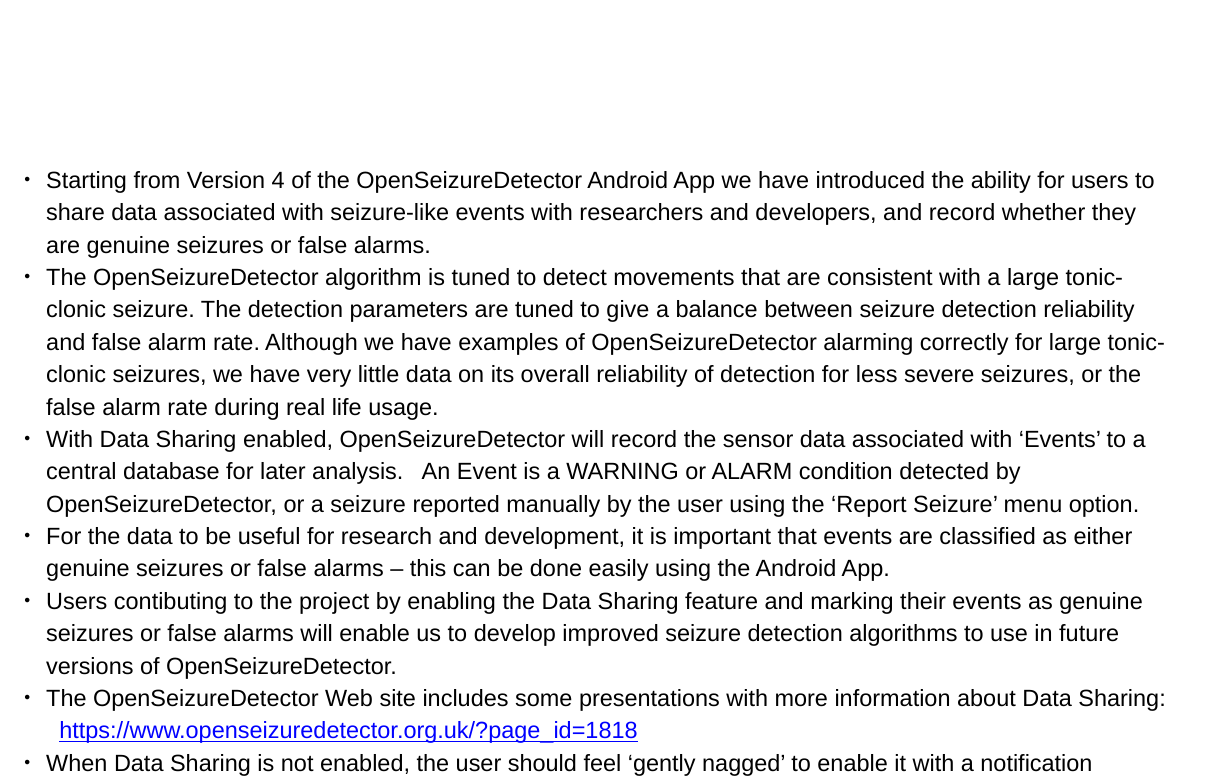
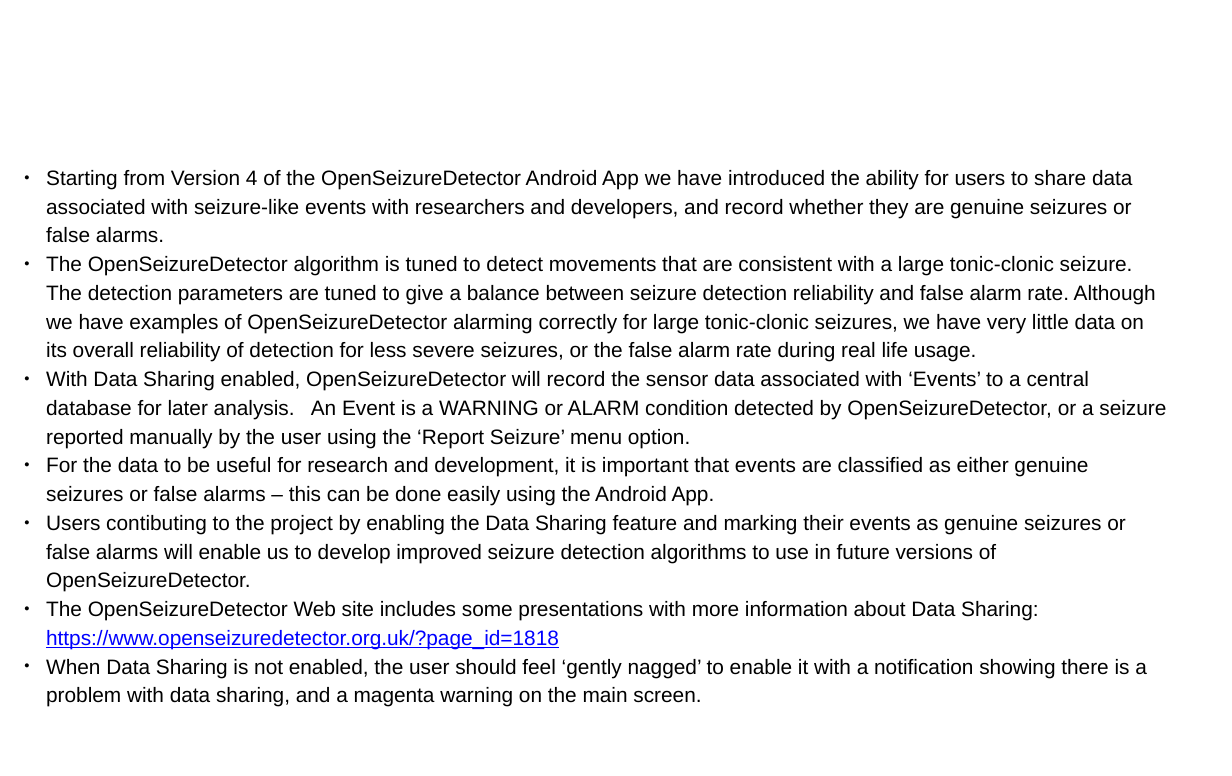
Before and after one commit to OpenSeizureDetector/Android_Pebble_SD, a slide deck: slide 28 of doc/Installation_Instructions_1C.pptx (slide 26 before the commit). Drawn at 1232x776 pixels with LibreOffice and Linux fonts; fonts in the diff are those of the drawing; background and template pictures are left out. Boxes give left, top, right and bottom in pixels: in the first picture for what was removed or moved away, otherwise in the second. Text is boxed around its words. In the diff, an @@ line names an element or a change of style, - is before the commit and + after.

```diff
--- a/doc/Installation_Instructions_1C.pptx
+++ b/doc/Installation_Instructions_1C.pptx
@@ text "Starting from Version 4 of ..." at (x1=46, y1=170, x2=1166, y2=707): size 18 to 16 pt @@
```
Also in this commit, not shown: 14 other slides changed, 2 slides added.
